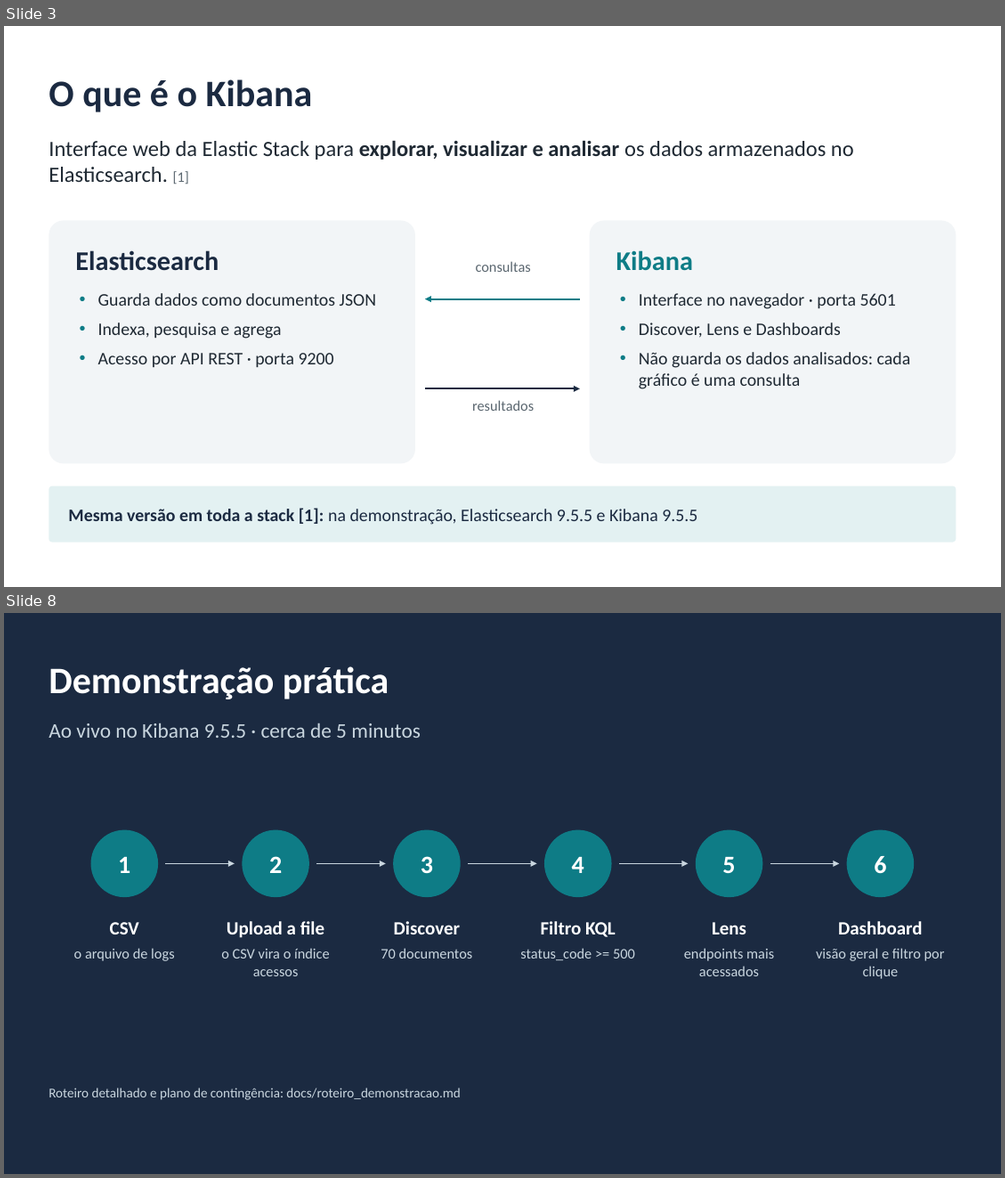
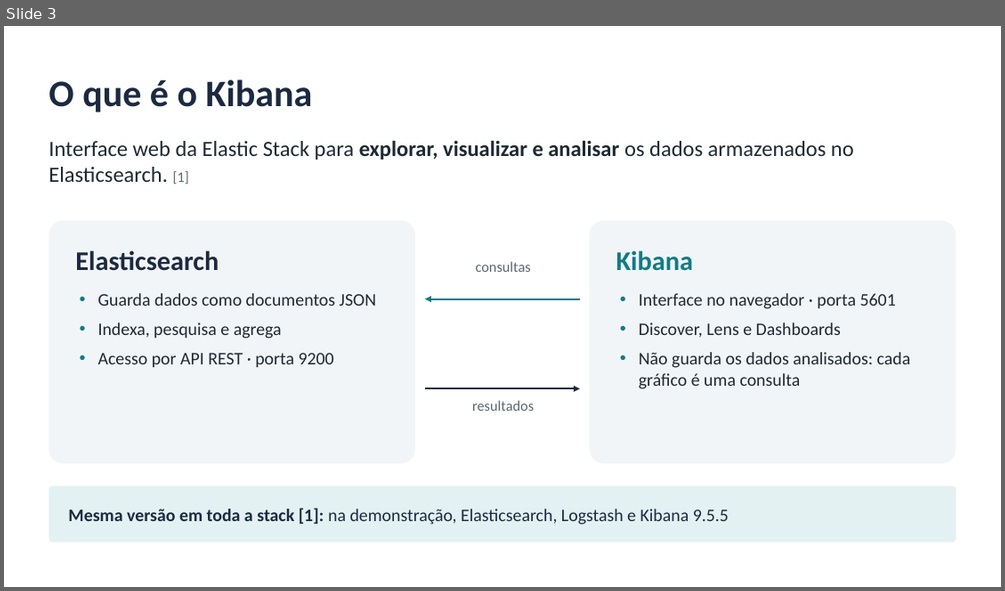
Before and after one commit to LuidyOn/Seminario_Kibana, a slide deck: slides/seminario_kibana.pptx. Shown one above the other, each under a label of ours: slides 3 and 8 before the commit, slide 3 after it; the slides between them are not shown. The pictures are 1005x1178 and 1005x591 pixels, drawn with LibreOffice and Linux fonts; fonts in the diff are those of the drawing. Boxes give left, top, right and bottom in pixels: in the first picture for what was removed or moved away, otherwise in the second. Text is boxed around its words. In the diff, an @@ line names an element or a change of style, - is before the commit and + after.

Commit message:
Atualiza documentação e slides para a demonstração com eventos reais
- README, conteúdo do seminário, roteiros e referências passam a
  descrever o fluxo Windows -> coletor -> Logstash -> Elasticsearch ->
  Kibana, com o que é e o que não é coletado
- Roteiro da demonstração com checklist de primeira validação no
  computador da apresentação, diagnóstico e contingência
- Apresentação regenerada: 12 slides editáveis, só com formas nativas,
  sem imagens nem dados reais

Os arquivos da demonstração anterior, com dados fictícios, permanecem
no repositório até a validação completa do novo fluxo.

```diff
--- a/slides/seminario_kibana.pptx
+++ b/slides/seminario_kibana.pptx
@@ slide 8 removed at bbox=[4, 613, 1001, 1174], background #1B2A41 @@
@@ title removed at bbox=[48, 666, 388, 699] @@
-Demonstração prática
@@ text removed at bbox=[48, 723, 421, 738] @@
-Ao vivo no Kibana 9.5.5 · cerca de 5 minutos
@@ ellipse removed at bbox=[90, 830, 158, 897] @@
-1
@@ ellipse removed at bbox=[242, 830, 309, 897] @@
-2
@@ ellipse removed at bbox=[393, 830, 461, 897] @@
-3
@@ ellipse removed at bbox=[544, 830, 612, 897] @@
-4
@@ ellipse removed at bbox=[696, 830, 763, 897] @@
-5
@@ ellipse removed at bbox=[847, 830, 914, 897] @@
-6
@@ arrow removed from (165, 863) to (235, 863) @@
@@ arrow removed from (316, 863) to (386, 863) @@
@@ arrow removed from (468, 863) to (537, 863) @@
@@ arrow removed from (619, 863) to (688, 863) @@
@@ arrow removed from (770, 863) to (840, 863) @@
@@ text removed at bbox=[74, 922, 174, 961] @@
-CSV
-o arquivo de logs
@@ text removed at bbox=[221, 921, 330, 976] @@
-Upload a file
-o CSV vira o índice acessos
@@ text removed at bbox=[380, 921, 473, 958] @@
-Discover
-70 documentos
@@ text removed at bbox=[520, 921, 635, 960] @@
-Filtro KQL
-status_code >= 500
@@ text removed at bbox=[684, 922, 774, 976] @@
-Lens
-endpoints mais acessados
@@ text removed at bbox=[816, 921, 945, 979] @@
-Dashboard
-visão geral e filtro por clique
@@ text removed at bbox=[48, 1087, 460, 1100] @@
-Roteiro detalhado e plano de contingência: docs/roteiro_demonstracao.md
@@ slide 3 changed as well @@
@@ text in rounded rectangle at bbox=[68, 507, 728, 524]: text changed @@
-Mesma versão em toda a stack [1]: na demonstração, Elasticsearch 9.5.5 e Kibana 9.5.5
+Mesma versão em toda a stack [1]: na demonstração, Elasticsearch, Logstash e Kibana 9.5.5
```
Also in this commit, not shown: 6 other slides changed, 5 slides added, 4 other slides removed, 6 other files.
